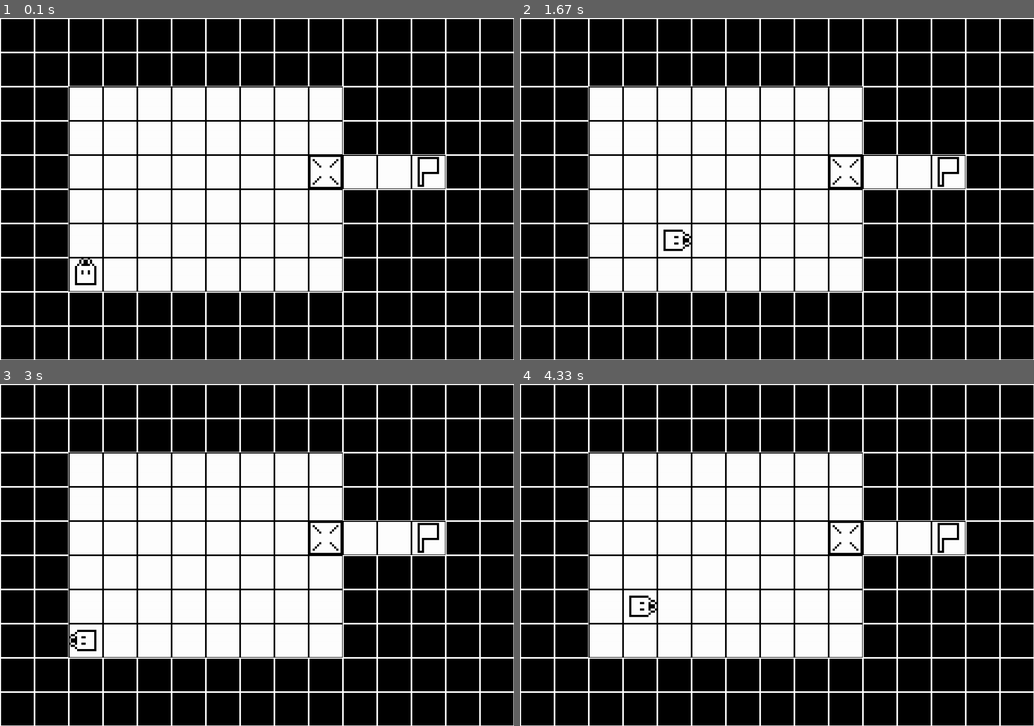
Above: before the commit, frames 1-4 (two rows, left to right).
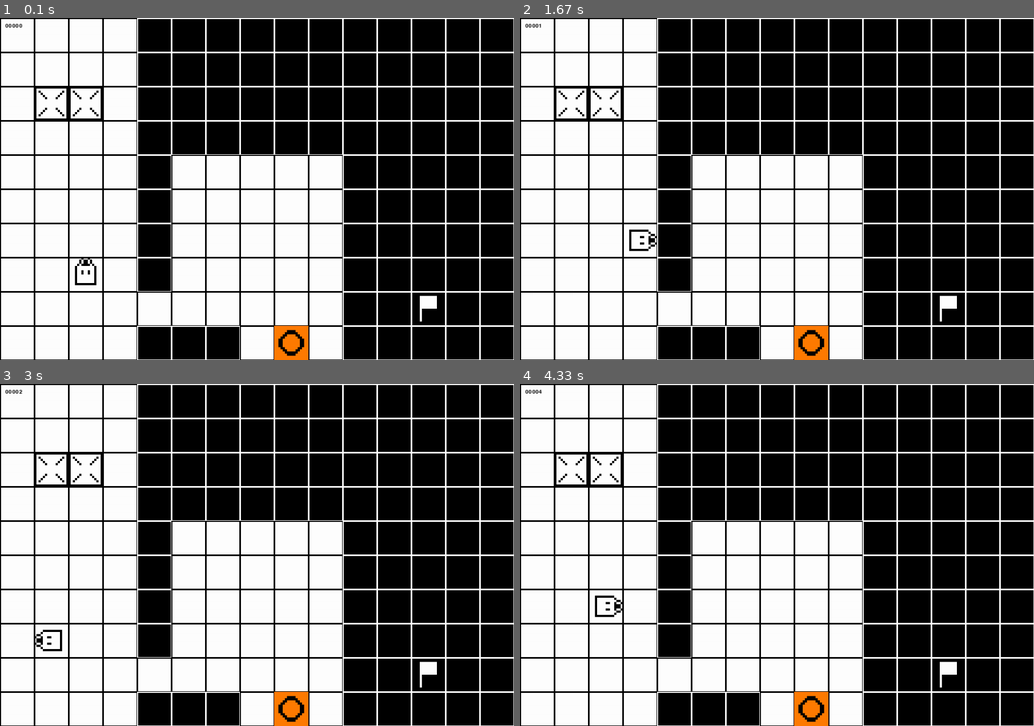
Above: after the commit, the same moments.

Repository: sakuramochi444/Pygame
Game: pygame game, started from main.py
Same seed, same stepped clock (60 frames per second), same inputs: the game is played once before the commit and once after it.
Inputs:
- Up to frame 1 (0.1 s): no input
- Up to frame 2 (1.67 s): hold Right 0.33-0.8 s; hold Up 0.83-1.13 s; hold D 1.17-1.63 s
- Up to frame 3 (3 s): hold Left 1.67-2.2 s; hold S 2.23-2.53 s; tap Space at 2.57 s; hold A from 2.9 s (still down)
- Up to frame 4 (4.33 s): release A at 3.3 s; hold Up 3.33-3.7 s; hold D from 3.73 s (still down)

The runs differ from the first frame. In frame 1, 38% of the frame differs, in the area x 0-87%, y 0-100%; in frame 2, 38%; in frame 3, 38%; in frame 4, 38%.

Commit message:
all_stage_finish

Diff:
--- a/main.py
+++ b/main.py
@@ -13,10 +13,12 @@
     font = pg.font.Font(None, 15)
     exit_code = '000'
 
+    stage0 = s.Stage0(chip_s)
     stage1 = s.Stage1(chip_s)
     stage2 = s.Stage2(chip_s)
     stage3 = s.Stage3(chip_s)
-    stage = stage1
+    stage4 = s.Stage4(chip_s)
+    stage = stage3
     chara_p, chara_s, chara_imgs, m_vec = d.chara()
     chara_d = 0
 
@@ -52,7 +54,7 @@
                 if stage.block_pos1 == af_pos:
                     if not stage.invert_tiles and stage.move_block1(chara_p.x, chara_p.y, m_vec[cmd_move]):
                         chara_p += m_vec[cmd_move]
-                if stage.block_pos2 == af_pos:
+                elif stage.block_pos2 == af_pos:
                     if not stage.invert_tiles and stage.move_block2(chara_p.x, chara_p.y, m_vec[cmd_move]):
                         chara_p += m_vec[cmd_move]
                 elif d.is_walkable(stage.map_data, int(af_pos.x), int(af_pos.y)):
@@ -70,7 +72,10 @@
                 exit_flag = True
                 exit_code = '001'
             elif event.type == pg.KEYDOWN:
-                if event.key in [pg.K_UP, pg.K_w]:
+                if event.key == pg.K_SPACE:
+                    if stage == stage0:
+                        stage = stage1
+                elif event.key in [pg.K_UP, pg.K_w]:
                     cmd_move = 0
                 elif event.key in [pg.K_RIGHT, pg.K_d]:
                     cmd_move = 1
@@ -90,19 +95,23 @@
                         stage = stage3
                     chara_p, chara_s, chara_imgs, m_vec = d.chara()
 
-        if chara_p == stage.goal_pos:
-            if stage == stage1:
-                stage = stage2  # ステージ2を有効化する
-                chara_p = pg.Vector2(2, 7)  # 初期位置に戻す
-            elif stage == stage2:
-                stage = stage3
-                chara_p = pg.Vector2(2,7)
+        if stage != stage0 or stage != stage4:
+            if chara_p == stage.goal_pos:
+                if stage == stage1:
+                    stage = stage2  # ステージ2を有効化する
+                    chara_p = pg.Vector2(2, 7)  # 初期位置に戻す
+                elif stage == stage2:
+                    stage = stage3
+                    chara_p = pg.Vector2(2, 7)
+                elif stage == stage3:
+                    stage = stage4
+                    chara_p = pg.Vector2(2, 7)
 
         screen.fill(pg.Color('WHITE'))
         stage.draw(screen, chip_s)
-        handle_move(cmd_move)
-
-        screen.blit(chara_imgs[direction_map[chara_d]], chara_p * chip_s)
+        if stage != stage0 and stage != stage4:
+            handle_move(cmd_move)
+            screen.blit(chara_imgs[direction_map[chara_d]], chara_p * chip_s)
         screen.blit(font.render(f'{pg.time.get_ticks() // 1000:05}', True, 'BLACK'), (10, 10))
 
         pg.display.update()
--- /dev/null
+++ b/pygame-project/data.py
@@ -0,0 +1,34 @@
+import pygame as pg
+
+def get_tile_images(chip_size):
+    """タイル画像をリサイズして返す"""
+    tile_images = {
+        "white": pg.transform.scale(pg.image.load('./material/tile_white.png'), (chip_size, chip_size)),
+        "black": pg.transform.scale(pg.image.load('./material/tile_black.png'), (chip_size, chip_size)),
+        "block": pg.transform.scale(pg.image.load('./material/block_white.png'), (chip_size, chip_size)),
+        "unblock": pg.transform.scale(pg.image.load('./material/block_black.png'), (chip_size, chip_size)),
+        "goal": pg.transform.scale(pg.image.load('./material/goal.png'), (chip_size, chip_size)),
+        "change": pg.transform.scale(pg.image.load('./material/change.png'), (chip_size, chip_size)),
+    }
+    return tile_images  # 辞書全体を返す
+
+def is_walkable(map_data, x, y, invert_tiles=False):
+    if invert_tiles:
+        return 0 <= x < len(map_data[0]) and 0 <= y < len(map_data) and (map_data[y][x] == 0 or map_data[y][x] == 2 or map_data[y][x] == 1)
+    return 0 <= x < len(map_data[0]) and 0 <= y < len(map_data) and (map_data[y][x] == 0 or map_data[y][x] == 2)
+
+def move_block(map_data, block_pos, direction, invert_tiles=False):
+    new_pos = block_pos + direction
+    if is_walkable(map_data, int(new_pos.x), int(new_pos.y), invert_tiles) and not is_block(map_data, int(new_pos.x), int(new_pos.y)):
+        return new_pos
+    return block_pos
+
+def is_block(map_data, x, y):
+    return 0 <= x < len(map_data[0]) and 0 <= y < len(map_data) and map_data[y][x] == 1
+
+def chara():
+    chara_p, chara_s = pg.Vector2(2, 7), 64
+    directions = ["up", "right", "down", "left"]
+    chara_imgs = {direction: pg.transform.scale(pg.image.load(f'./material/chara_{direction}.png'), (chara_s, chara_s)) for direction in directions}
+    m_vec = {0: pg.Vector2(0, -1), 1: pg.Vector2(1, 0), 2: pg.Vector2(0, 1), 3: pg.Vector2(-1, 0)}
+    return chara_p, chara_s, chara_imgs, m_vec
--- /dev/null
+++ b/pygame-project/main.py
@@ -0,0 +1,60 @@
+import pygame as pg
+import data as d
+import stage as s
+
+def main():
+    chip_s = 64
+    map_s = pg.Vector2(15, 10)
+
+    pg.init()
+    pg.display.set_caption("白黒パズル")
+    screen = pg.display.set_mode((chip_s * map_s.x, chip_s * map_s.y))
+    clock = pg.time.Clock()
+    font = pg.font.Font(None, 60)  # 大きなフォントサイズ
+    small_font = pg.font.Font(None, 30)  # 小さなフォントサイズ
+    exit_code = '000'
+
+    stage0 = s.Stage0(chip_s)
+    stage1 = s.Stage1(chip_s)
+    stage2 = s.Stage2(chip_s)
+    stage3 = s.Stage3(chip_s)
+    stage = stage0
+    chara_p, chara_s, chara_imgs, m_vec = d.chara()
+    chara_d = 0
+
+    if chara_p is None:
+        print("キャラクター画像のロードに失敗しました。プログラムを終了します。")
+        pg.quit()
+        return '002'
+
+    exit_flag = False
+
+    while not exit_flag:
+        for event in pg.event.get():
+            if event.type == pg.QUIT:
+                exit_flag = True
+                exit_code = '001'
+            elif event.type == pg.KEYDOWN:
+                if event.key == pg.K_SPACE:
+                    stage = stage1  # ステージ1に移行
+
+        screen.fill(pg.Color('WHITE'))
+
+        # スタート画面の描画
+        title_surface = font.render("白黒パズル", True, 'BLACK')
+        title_rect = title_surface.get_rect(center=(chip_s * map_s.x // 2, chip_s * map_s.y // 2 - 20))
+        screen.blit(title_surface, title_rect)
+
+        instruction_surface = small_font.render("SPACEキーを押してスタート！", True, 'BLACK')
+        instruction_rect = instruction_surface.get_rect(center=(chip_s * map_s.x // 2, chip_s * map_s.y // 2 + 20))
+        screen.blit(instruction_surface, instruction_rect)
+
+        pg.display.update()
+        clock.tick(30)
+
+    pg.quit()
+    return exit_code
+
+if __name__ == "__main__":
+    code = main()
+    print(f'プログラムを「コード{code}」で終了しました。')
--- /dev/null
+++ b/pygame-project/stage.py
@@ -0,0 +1,19 @@
+import pygame as pg
+import data as d
+
+class Stage0:
+    def __init__(self, chip_size):
+        self.chip_size = chip_size
+        self.font = pg.font.Font(None, 74)  # 大きなフォント
+        self.sub_font = pg.font.Font(None, 36)  # 小さなフォント
+
+    def draw(self, screen):
+        screen.fill(pg.Color('WHITE'))  # 背景を白に設定
+        title_surface = self.font.render("白黒パズル", True, pg.Color('BLACK'))
+        subtitle_surface = self.sub_font.render("SPACEキーを押してスタート！", True, pg.Color('BLACK'))
+
+        title_rect = title_surface.get_rect(center=(screen.get_width() // 2, screen.get_height() // 2 - 20))
+        subtitle_rect = subtitle_surface.get_rect(center=(screen.get_width() // 2, screen.get_height() // 2 + 40))
+
+        screen.blit(title_surface, title_rect)
+        screen.blit(subtitle_surface, subtitle_rect)
--- a/stage.py
+++ b/stage.py
@@ -1,5 +1,31 @@
 import pygame as pg
 import data as d
+
+class Stage0:
+    def __init__(self, chip_size):
+        self.chip_size = chip_size
+
+        # フォントの読み込み
+        try:
+            self.font = pg.font.Font('./material/TanukiMagic.ttf', 74)  # 大きなフォント
+            self.sub_font = pg.font.Font('./material/TanukiMagic.ttf', 36)  # 小さなフォント
+        except FileNotFoundError:
+            raise FileNotFoundError("フォントファイルが見つかりません。./material/TanukiMagic.ttf を確認してください。")
+
+    def draw(self, screen, chip_size):
+        screen.fill(pg.Color('WHITE'))  # 背景を白に設定
+
+        # タイトルとサブタイトルの描画
+        title_surface = self.font.render("白黒パズル", True, pg.Color('BLACK'))
+        subtitle_surface = self.sub_font.render("SPACEキーを押してスタート！", True, pg.Color('BLACK'))
+
+        # 中央に配置
+        title_rect = title_surface.get_rect(center=(screen.get_width() // 2, screen.get_height() // 2 - 20))
+        subtitle_rect = subtitle_surface.get_rect(center=(screen.get_width() // 2, screen.get_height() // 2 + 40))
+
+        # 描画
+        screen.blit(title_surface, title_rect)
+        screen.blit(subtitle_surface, subtitle_rect)
 
 class Stage1:
     def __init__(self, chip_size):
@@ -220,3 +246,28 @@
         block_image = self.tile_images["block"] if not self.invert_tiles else self.tile_images["unblock"]
         screen.blit(block_image, self.block_pos1 * chip_size)
         screen.blit(block_image, self.block_pos2 * chip_size)
+
+class Stage4:
+    def __init__(self, chip_size):
+        self.chip_size = chip_size
+
+        # フォントの読み込み
+        try:
+            self.font = pg.font.Font('./material/TanukiMagic.ttf', 74)  # 大きなフォント
+            self.sub_font = pg.font.Font('./material/TanukiMagic.ttf', 36)  # 小さなフォント
+        except FileNotFoundError:
+            raise FileNotFoundError("フォントファイルが見つかりません。./material/TanukiMagic.ttf を確認してください。")
+
+        self.goal_pos = pg.Vector2(-1, -1)  # ダミーのゴール位置
+
+    def draw(self, screen, chip_size):
+        screen.fill(pg.Color('WHITE'))  # 背景を白に設定
+
+        # タイトルとサブタイトルの描画
+        title_surface = self.font.render("Coming soon", True, pg.Color('BLACK'))
+
+        # 中央に配置
+        title_rect = title_surface.get_rect(center=(screen.get_width() // 2, screen.get_height() // 2 - 20))
+
+        # 描画
+        screen.blit(title_surface, title_rect)
Not shown, changed: README.md
Not shown, added: pygame-project/README.md
Binary file added: pygame-project/material/block_black.png
Binary file added: pygame-project/material/block_white.png
Binary file added: pygame-project/material/change.png
Binary file added: pygame-project/material/chara_down.png
Binary file added: pygame-project/material/chara_left.png
Binary file added: pygame-project/material/chara_right.png
Binary file added: pygame-project/material/chara_up.png
Binary file added: pygame-project/material/goal.png
Binary file added: pygame-project/material/tile_black.png
Binary file added: pygame-project/material/tile_white.png
(and 1 more such lines)
